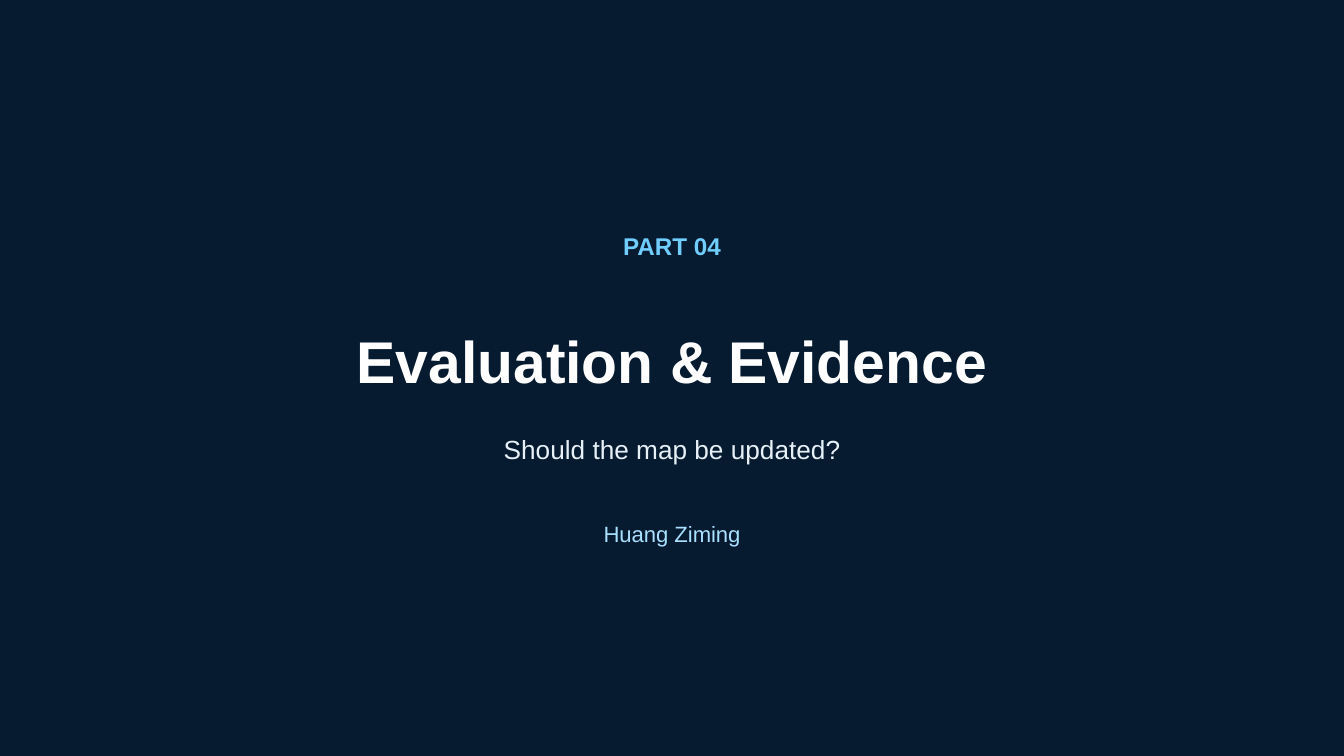
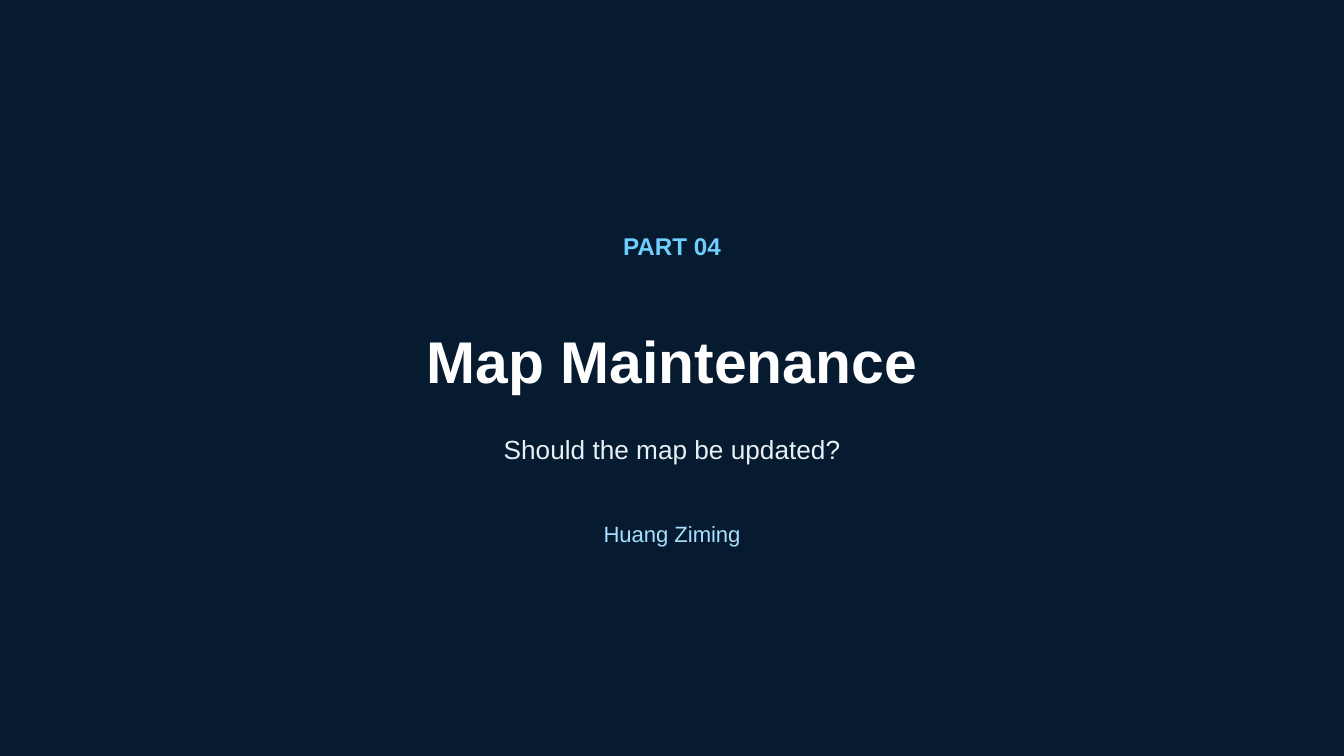
Before and after one commit to Yugongshit/AIE1903-map-update66, a slide deck: slide 26 of presentations/AIE1903_B_Background.pptx. Drawn at 1344x756 pixels with LibreOffice and Linux fonts; fonts in the diff are those of the drawing; background and template pictures are left out. Boxes give left, top, right and bottom in pixels: in the first picture for what was removed or moved away, otherwise in the second. Text is boxed around its words. In the diff, an @@ line names an element or a change of style, - is before the commit and + after.

```diff
--- a/presentations/AIE1903_B_Background.pptx
+++ b/presentations/AIE1903_B_Background.pptx
@@ text at (427,340,917,394): text changed @@
-Evaluation & Evidence
+Map Maintenance
```
Also in this commit, not shown: 4 other slides changed, 1 other file.
